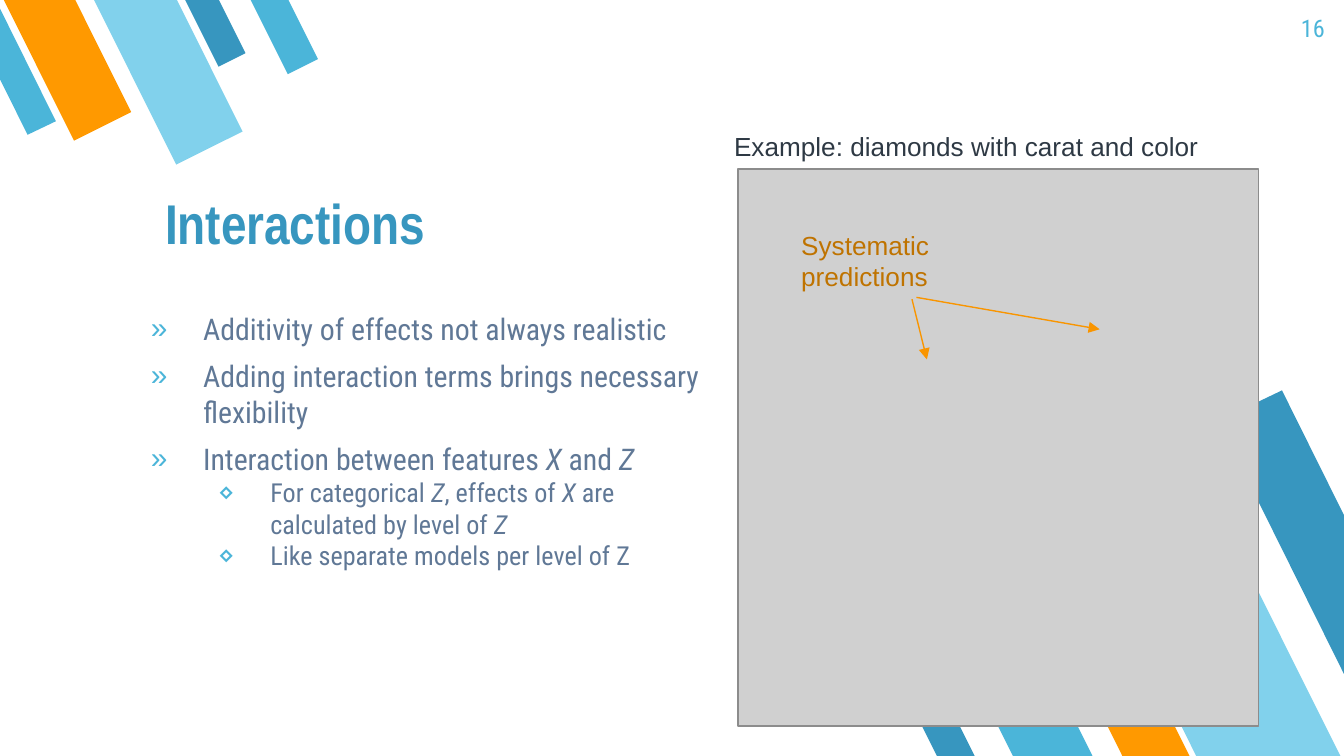
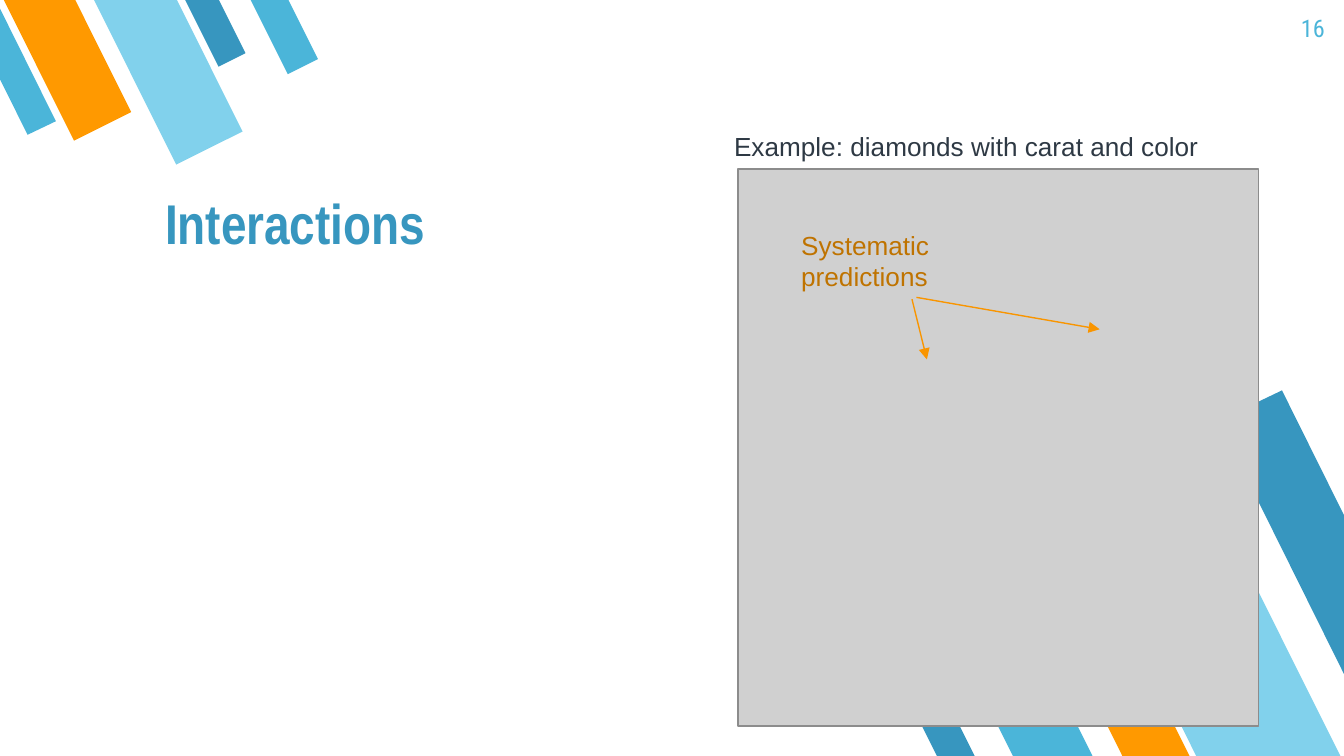
Before and after one commit to mayer79/ml_lecture, a slide deck: slide 16 of slides/ML_Lecture.pptx. Drawn at 1344x756 pixels with LibreOffice and Linux fonts; fonts in the diff are those of the drawing; grey boxes stand for pictures. Boxes give left, top, right and bottom in pixels: in the first picture for what was removed or moved away, otherwise in the second. Text is boxed around its words. In the diff, an @@ line names an element or a change of style, - is before the commit and + after.

```diff
--- a/slides/ML_Lecture.pptx
+++ b/slides/ML_Lecture.pptx
@@ text removed at (203, 317, 699, 571) @@
-» Additivity of effects not always realistic
-» Adding interaction terms brings necessary flexibility
-» Interaction between features X and Z
-  ⋄ For categorical Z, effects of X are calculated by level of Z
-  ⋄ Like separate models per level of Z
```
Also in this commit, not shown: 5 other slides changed, 1 other file.
